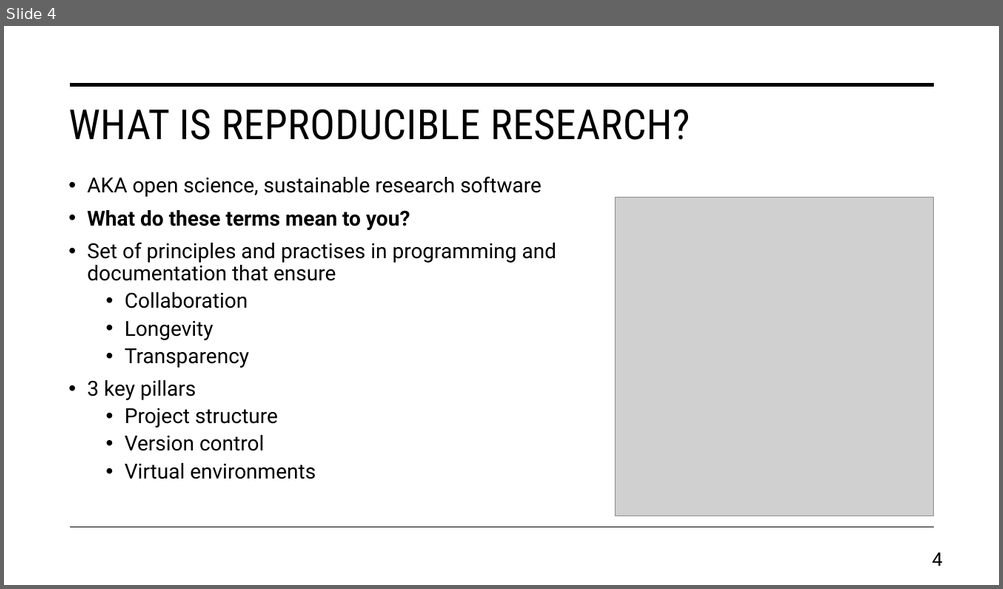
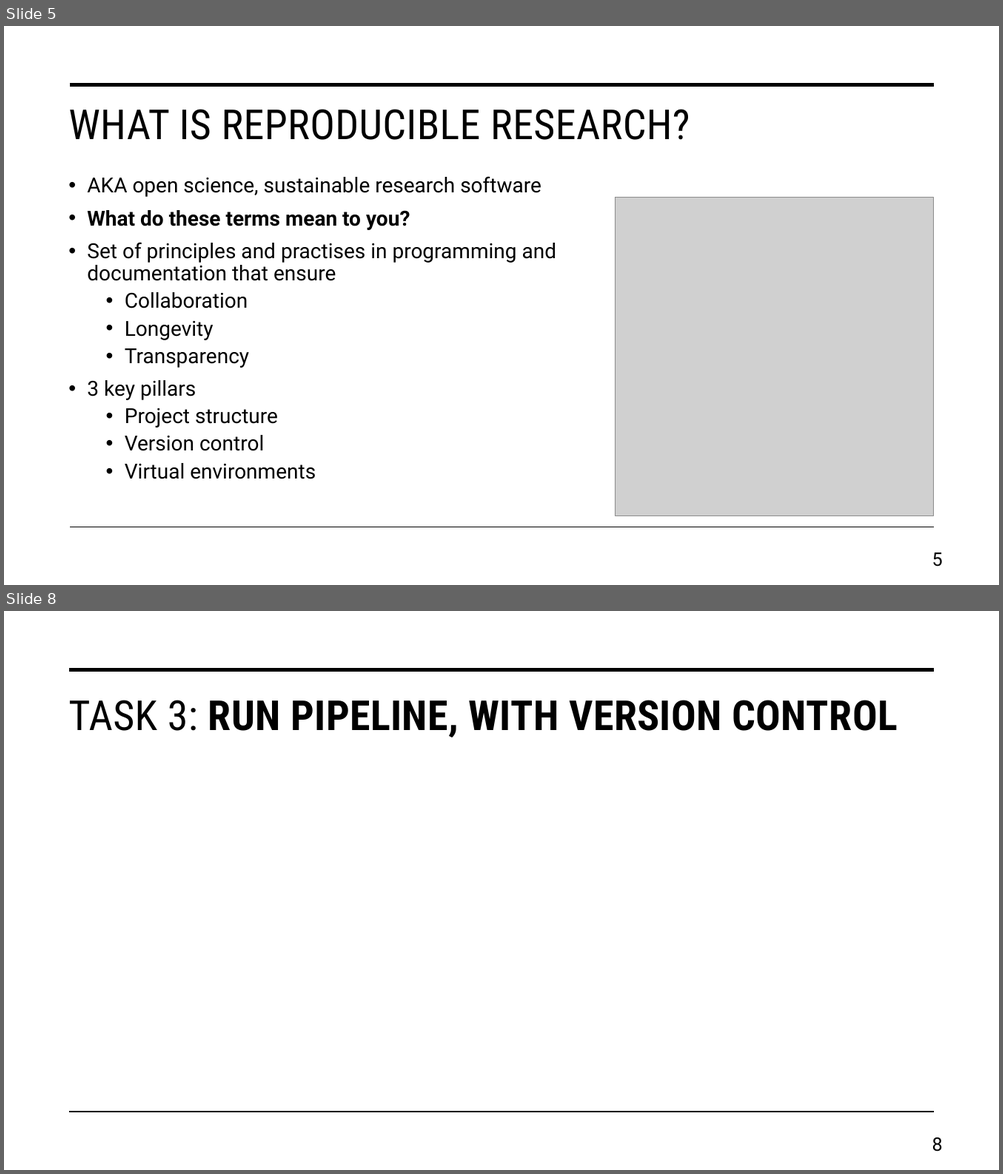
Before and after one commit to daniel-wrench/snap-research-template, a slide deck: doc/workshop_slides.pptx. Shown one above the other, each under a label of ours: slide 4 before the commit, slides 5 and 8 after it; the slides between them are not shown. The pictures are 1003x589 and 1003x1174 pixels, drawn with LibreOffice and Linux fonts; fonts in the diff are those of the drawing; grey boxes stand for pictures. Boxes give left, top, right and bottom in pixels: in the first picture for what was removed or moved away, otherwise in the second. Text is boxed around its words. In the diff, an @@ line names an element or a change of style, - is before the commit and + after.

```diff
--- a/doc/workshop_slides.pptx
+++ b/doc/workshop_slides.pptx
@@ slide 8 added at box(4, 611, 999, 1170), background #FFFFFF @@
@@ line added from (70, 670) to (933, 670), #000000 3.5 pt @@
@@ title added at box(68, 700, 897, 738), 40 pt, text #000000, bold @@
+TASK 3: RUN PIPELINE, WITH VERSION CONTROL
@@ line added from (70, 1113) to (933, 1113), #000000 1 pt @@
@@ page number added at box(932, 1138, 942, 1152), 18 pt, text #000000 @@
+8
@@ what was slide 4 is now slide 5 @@
@@ page number at box(932, 553, 942, 567): text changed @@
-4
+5
```
Also in this commit, not shown: 4 slides changed, 4 other slides added, 3 other files.
